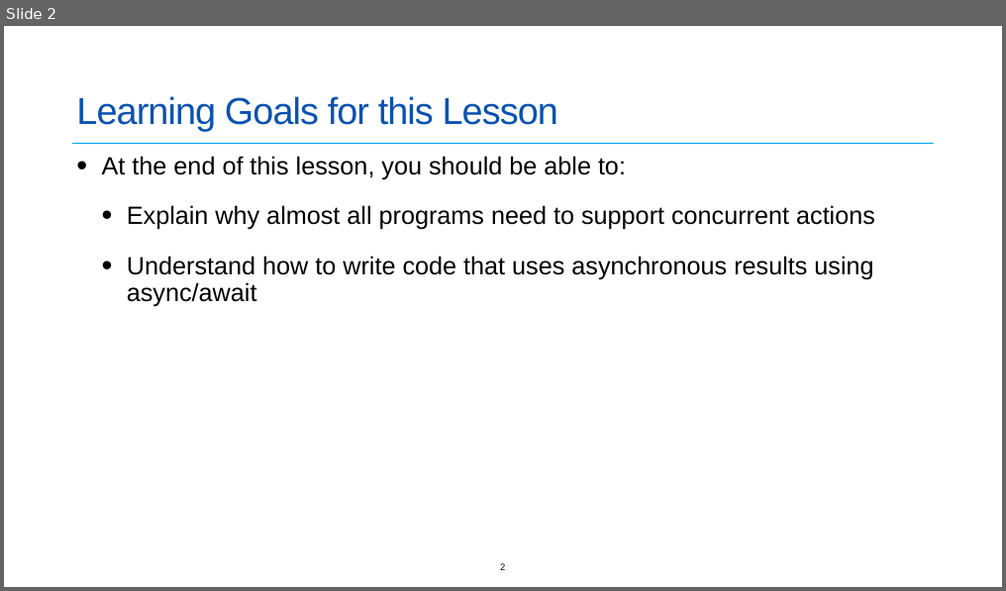
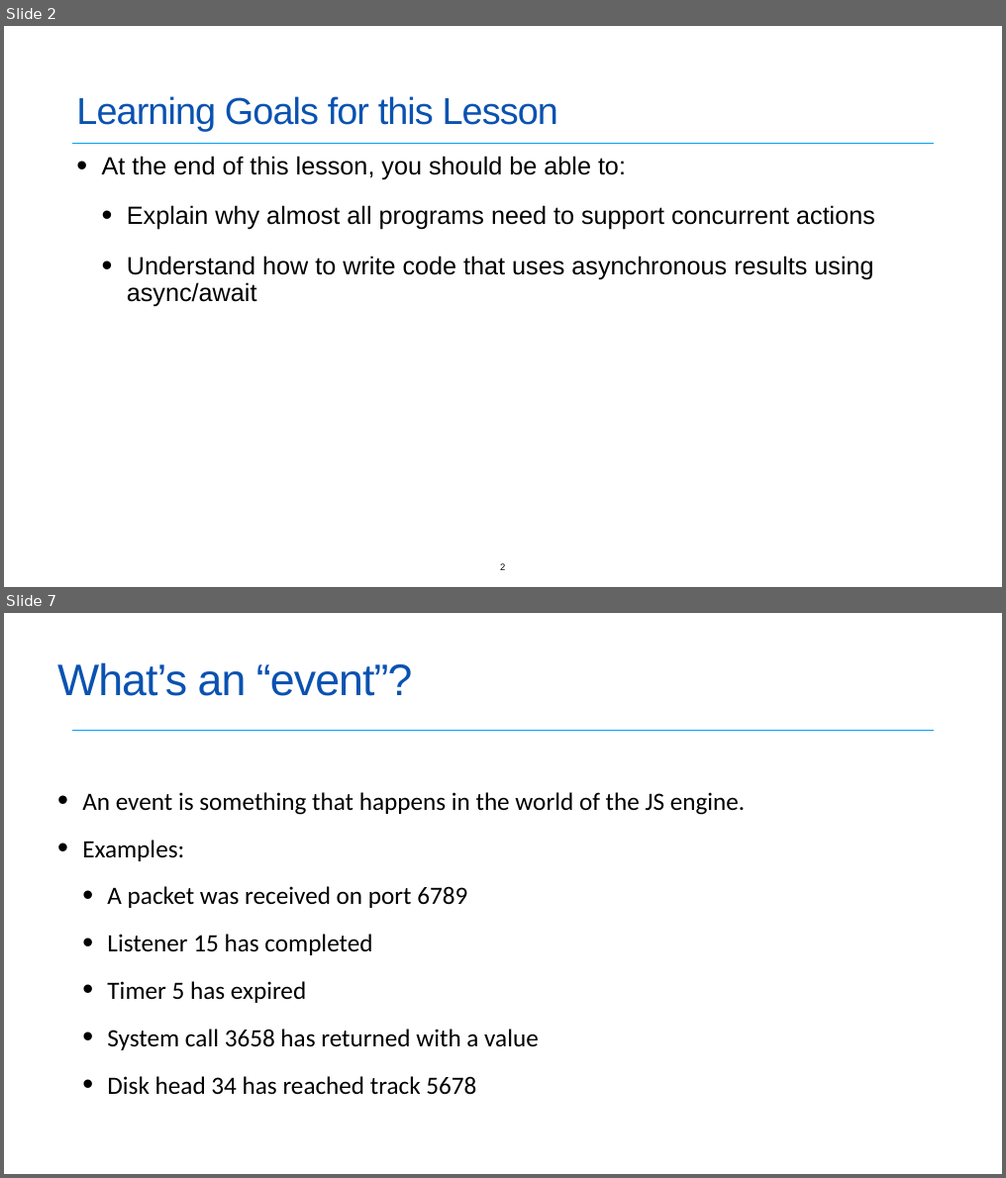
Before and after one commit to neu-se/CS4530-Spring-2022, a slide deck: Slides/Lesson 4.1 Concurrent Programming.pptx. Shown one above the other, each under a label of ours: slide 2 before the commit, slides 2 and 7 after it; the slides between them are not shown. The pictures are 1006x591 and 1006x1178 pixels, drawn with LibreOffice and Linux fonts; fonts in the diff are those of the drawing. Boxes give left, top, right and bottom in pixels: in the first picture for what was removed or moved away, otherwise in the second. Text is boxed around its words. In the diff, an @@ line names an element or a change of style, - is before the commit and + after.

```diff
--- a/Slides/Lesson 4.1 Concurrent Programming.pptx
+++ b/Slides/Lesson 4.1 Concurrent Programming.pptx
@@ slide 7 added at (4, 613, 1002, 1174), background #FFFFFF; not listed: 1 template element that a slide beside it also shows @@
@@ title added at (57, 663, 412, 696), 42.5 pt, text #0A52B1 @@
+What’s an “event”?
@@ text added at (82, 792, 746, 1095), 24 pt, text #000000 @@
+• An event is something that happens in the world of the JS engine.
+• Examples:
+  • A packet was received on port 6789
+  • Listener 15 has completed
+  • Timer 5 has expired
+  • System call 3658 has returned with a value
+  • Disk head 34 has reached track 5678
```
Also in this commit, not shown: 1 slide changed, 18 other slides added, 7 slides removed.
